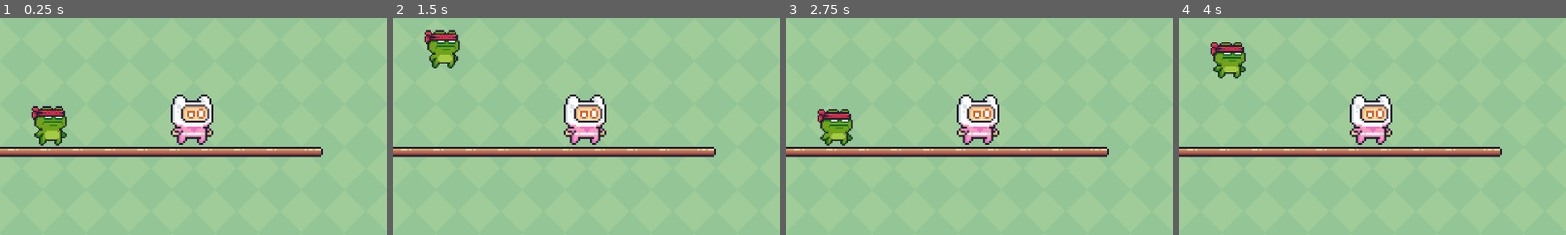
Above: before the commit, frames 1-4 (left to right).
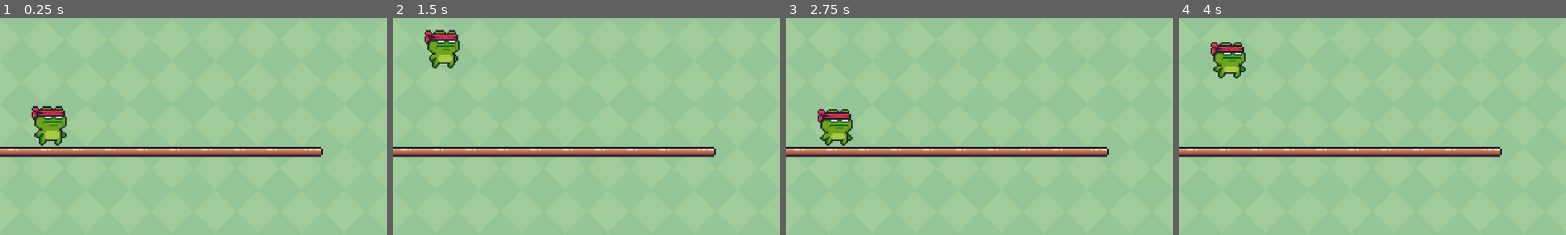
Above: after the commit, the same moments.

Repository: D0WnTiSm/Chicken
Game: Godot game, scene res://Eggs.tscn
Two runs of this game, one before a commit and one after it. Both use one fixed random seed, a clock stepped at 60 frames per second and the inputs below.
Inputs:
- Up to frame 1 (0.25 s): no input
- Up to frame 2 (1.5 s): tap Enter at 1.25 s
- Up to frame 3 (2.75 s): no input
- Up to frame 4 (4 s): tap Space at 3.5 s
The pictures show only the part of the screen within x 0-50%, y 0-50%; the shares and areas given below are measured in that part.

The runs differ from the first frame. In frame 1, 2.1% of the frame differs, in the area x 44-56%, y 35-59%; in frame 2, 2.1%; in frame 3, 2.1%; in frame 4, 2.1%.

Commit message:
dead pink guy

Diff:
--- a/Eggs.tscn
+++ b/Eggs.tscn
@@ -1,8 +1,7 @@
-[gd_scene load_steps=19 format=3 uid="uid://cuhxaww3v3w0a"]
+[gd_scene load_steps=6 format=3 uid="uid://cuhxaww3v3w0a"]
 
 [ext_resource type="Texture2D" uid="uid://bijy6sijslgtb" path="res://Background/Green.png" id="1_s8y22"]
 [ext_resource type="Texture2D" uid="uid://bx6m1m6ssds5x" path="res://Terrain/Terrain (16x16).png" id="2_4u185"]
-[ext_resource type="Texture2D" uid="uid://dsxds3ltgjfmx" path="res://Main Characters/Pink Man/Idle (32x32).png" id="3_txx1j"]
 [ext_resource type="PackedScene" uid="uid://uf2jyjjvd2h8" path="res://Scenes/main_character_2.tscn" id="4_1j4d6"]
 
 [sub_resource type="TileSetAtlasSource" id="TileSetAtlasSource_tifhl"]
@@ -588,91 +587,6 @@
 physics_layer_0/collision_layer = 1
 sources/0 = SubResource("TileSetAtlasSource_tifhl")
 
-[sub_resource type="AtlasTexture" id="AtlasTexture_bsstg"]
-atlas = ExtResource("3_txx1j")
-region = Rect2(0, 0, 32, 32)
-
-[sub_resource type="AtlasTexture" id="AtlasTexture_3yexv"]
-atlas = ExtResource("3_txx1j")
-region = Rect2(32, 0, 32, 32)
-
-[sub_resource type="AtlasTexture" id="AtlasTexture_4xuar"]
-atlas = ExtResource("3_txx1j")
-region = Rect2(64, 0, 32, 32)
-
-[sub_resource type="AtlasTexture" id="AtlasTexture_tbwj0"]
-atlas = ExtResource("3_txx1j")
-region = Rect2(96, 0, 32, 32)
-
-[sub_resource type="AtlasTexture" id="AtlasTexture_gddwu"]
-atlas = ExtResource("3_txx1j")
-region = Rect2(128, 0, 32, 32)
-
-[sub_resource type="AtlasTexture" id="AtlasTexture_iil2s"]
-atlas = ExtResource("3_txx1j")
-region = Rect2(160, 0, 32, 32)
-
-[sub_resource type="AtlasTexture" id="AtlasTexture_qwkhy"]
-atlas = ExtResource("3_txx1j")
-region = Rect2(192, 0, 32, 32)
-
-[sub_resource type="AtlasTexture" id="AtlasTexture_ttumq"]
-atlas = ExtResource("3_txx1j")
-region = Rect2(224, 0, 32, 32)
-
-[sub_resource type="AtlasTexture" id="AtlasTexture_ppobd"]
-atlas = ExtResource("3_txx1j")
-region = Rect2(256, 0, 32, 32)
-
-[sub_resource type="AtlasTexture" id="AtlasTexture_tfrjf"]
-atlas = ExtResource("3_txx1j")
-region = Rect2(288, 0, 32, 32)
-
-[sub_resource type="AtlasTexture" id="AtlasTexture_nqhqx"]
-atlas = ExtResource("3_txx1j")
-region = Rect2(320, 0, 32, 32)
-
-[sub_resource type="SpriteFrames" id="SpriteFrames_hiiyp"]
-animations = [{
-"frames": [{
-"duration": 1.0,
-"texture": SubResource("AtlasTexture_bsstg")
-}, {
-"duration": 1.0,
-"texture": SubResource("AtlasTexture_3yexv")
-}, {
-"duration": 1.0,
-"texture": SubResource("AtlasTexture_4xuar")
-}, {
-"duration": 1.0,
-"texture": SubResource("AtlasTexture_tbwj0")
-}, {
-"duration": 1.0,
-"texture": SubResource("AtlasTexture_gddwu")
-}, {
-"duration": 1.0,
-"texture": SubResource("AtlasTexture_iil2s")
-}, {
-"duration": 1.0,
-"texture": SubResource("AtlasTexture_qwkhy")
-}, {
-"duration": 1.0,
-"texture": SubResource("AtlasTexture_ttumq")
-}, {
-"duration": 1.0,
-"texture": SubResource("AtlasTexture_ppobd")
-}, {
-"duration": 1.0,
-"texture": SubResource("AtlasTexture_tfrjf")
-}, {
-"duration": 1.0,
-"texture": SubResource("AtlasTexture_nqhqx")
-}],
-"loop": true,
-"name": &"default",
-"speed": 1.0
-}]
-
 [node name="Eggs" type="Node2D"]
 
 [node name="TextureRect" type="TextureRect" parent="."]
@@ -694,14 +608,5 @@
 
 [node name="Sprite2D" type="Sprite2D" parent="Frog"]
 
-[node name="Pink Guy" type="CharacterBody2D" parent="."]
-
-[node name="AnimatedSprite2D" type="AnimatedSprite2D" parent="Pink Guy"]
-texture_filter = 1
-position = Vector2(284, 141)
-scale = Vector2(3, 3)
-sprite_frames = SubResource("SpriteFrames_hiiyp")
-frame_progress = 0.106954
-
 [node name="Frog2" parent="." instance=ExtResource("4_1j4d6")]
 position = Vector2(73, 157)
